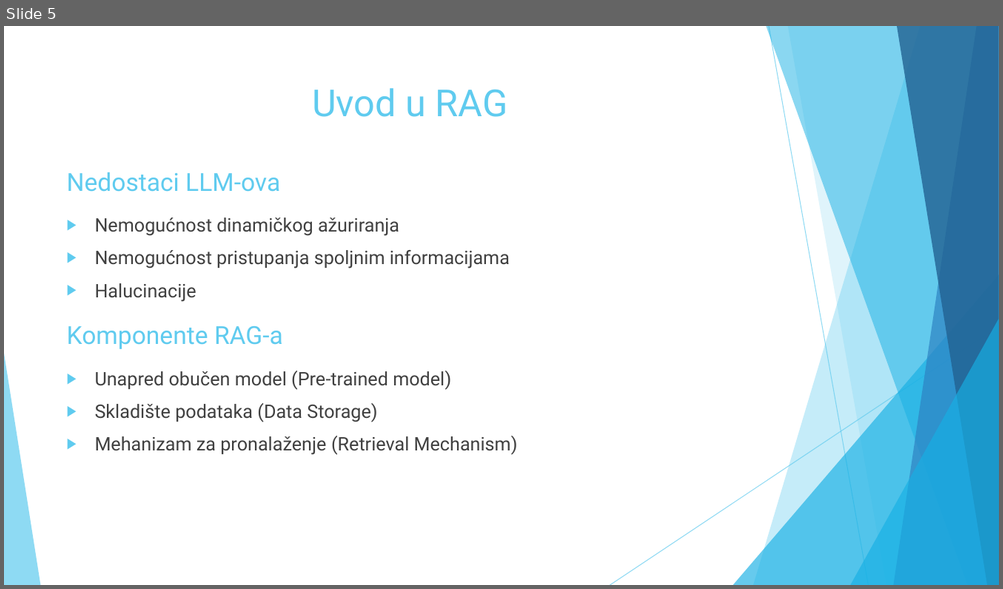
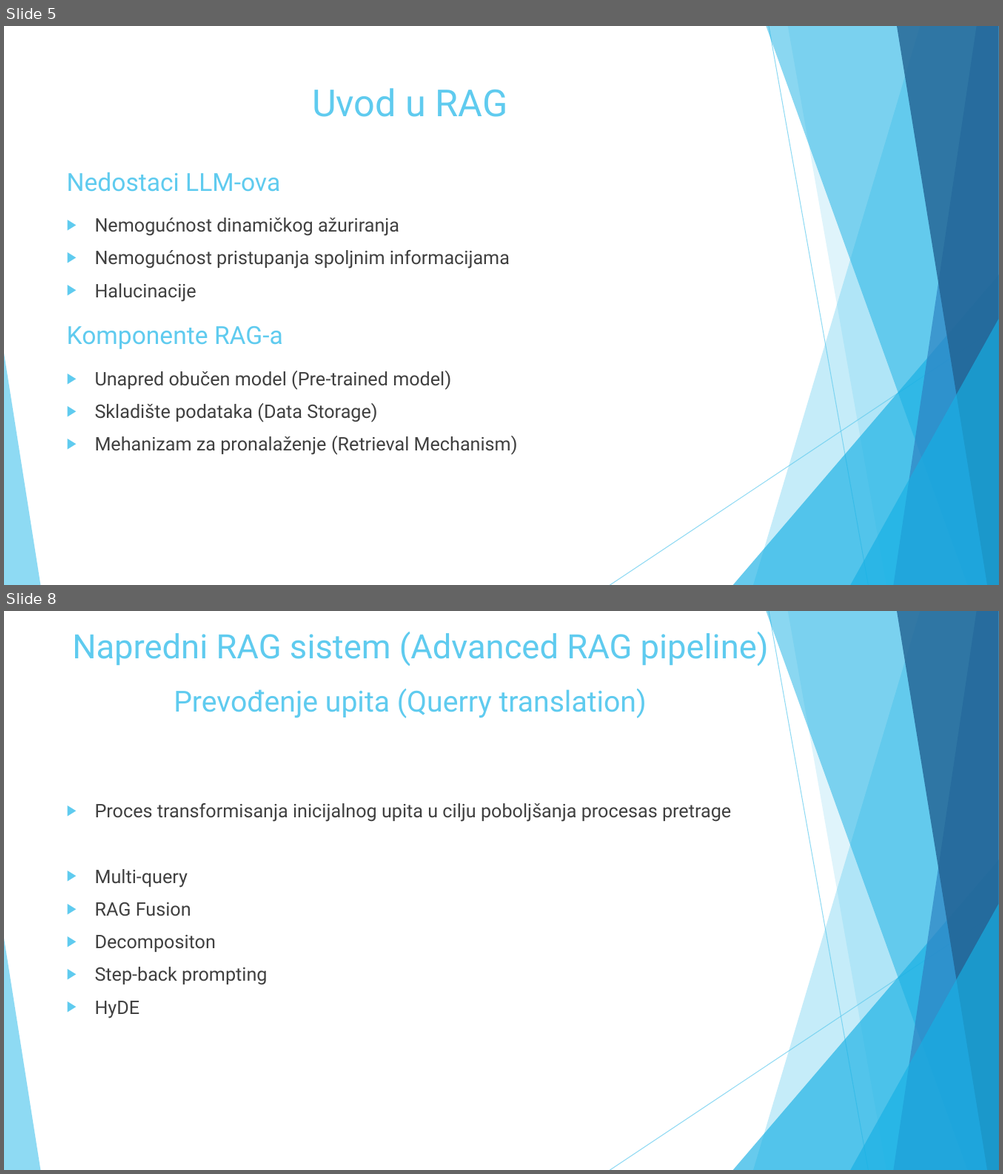
Before and after one commit to BoziCCCa/RAG-Thesis, a slide deck: Diplomski Prez.pptx. Shown one above the other, each under a label of ours: slide 5 before the commit, slides 5 and 8 after it; the slides between them are not shown. The pictures are 1003x589 and 1003x1174 pixels, drawn with LibreOffice and Linux fonts; fonts in the diff are those of the drawing. Boxes give left, top, right and bottom in pixels: in the first picture for what was removed or moved away, otherwise in the second. Text is boxed around its words. In the diff, an @@ line names an element or a change of style, - is before the commit and + after.

```diff
--- a/Diplomski Prez.pptx
+++ b/Diplomski Prez.pptx
@@ slide 8 added at <box>4,611,999,1170</box>, background #FFFFFF; not listed: 10 template elements that a slide beside it also shows @@
@@ text added at <box>72,632,768,666</box>, 32.4 pt, text #5FCBEF @@
+Napredni RAG sistem (Advanced RAG pipeline)
@@ title added at <box>173,689,646,718</box>, 28 pt, text #5FCBEF @@
+Prevođenje upita (Querry translation)
@@ text added at <box>95,803,731,1019</box>, 18 pt, text #404040 @@
+▶ Proces transformisanja inicijalnog upita u cilju poboljšanja procesas pretrage
+▶ Multi-query
+▶ RAG Fusion
+▶ Decompositon
+▶ Step-back prompting
+▶ HyDE
```
Also in this commit, not shown: 1 slide changed, 3 other slides added, 5 other files.
